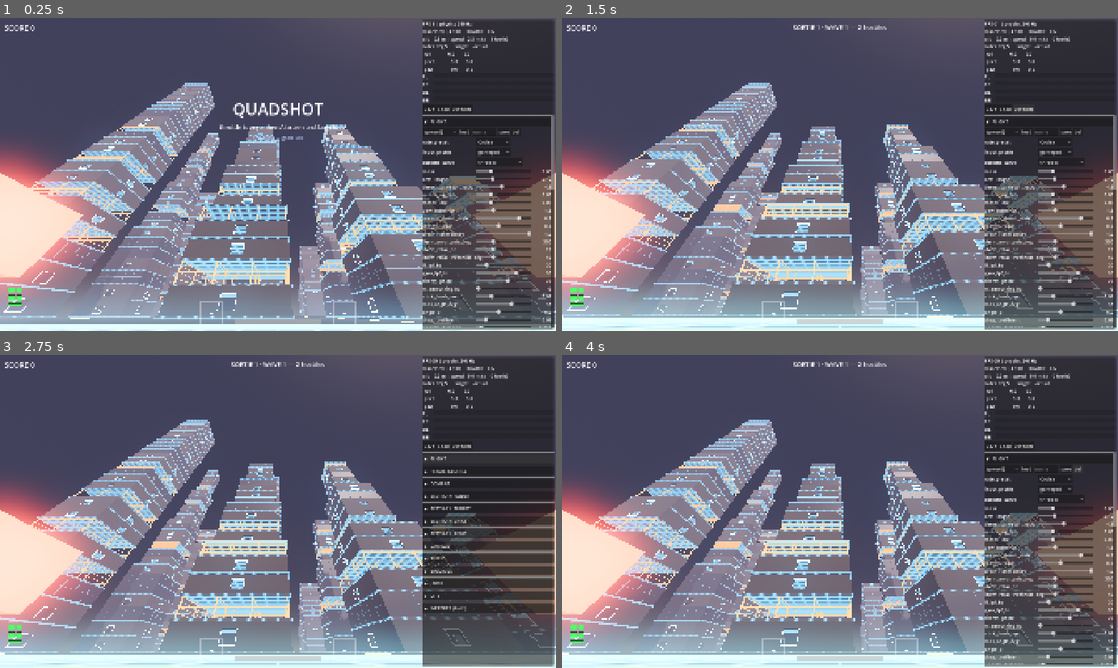
Above: before the commit, frames 1-4 (two rows, left to right).
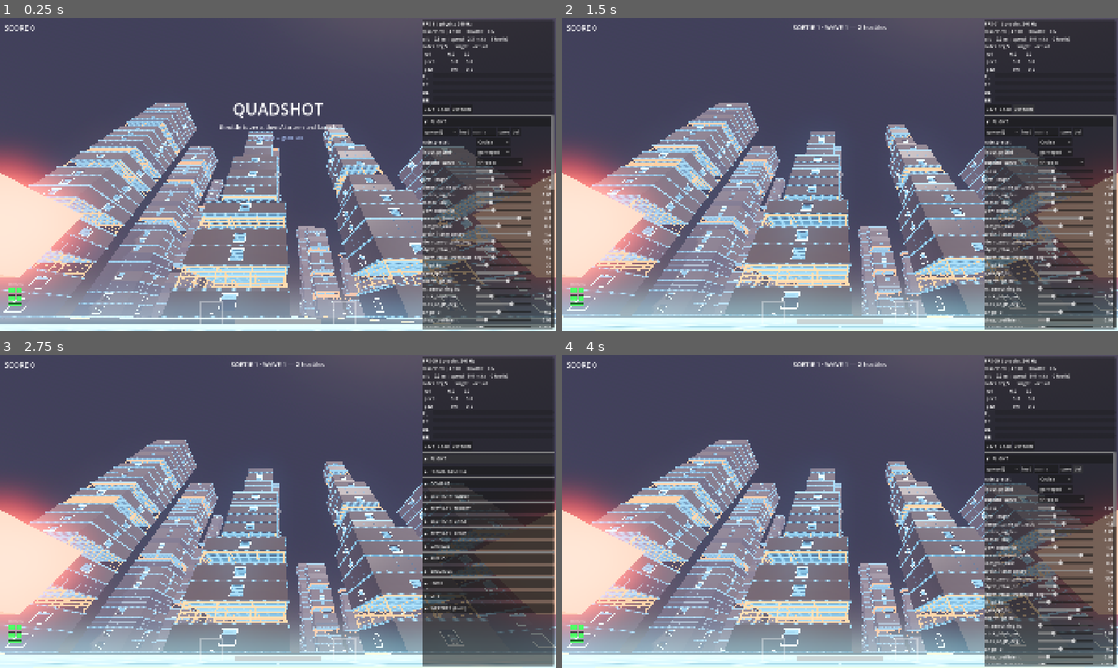
Above: after the commit, the same moments.

Repository: EhudVardi/QuadShot
Game: Godot game, scene res://scenes/city_map.tscn
Same seed, same stepped clock (60 frames per second), same inputs: the game is played once before the commit and once after it. This scene is started directly instead of the project's main scene.
Inputs:
- Up to frame 1 (0.25 s): no input
- Up to frame 2 (1.5 s): tap Enter (arm_toggle) at 0.5, 0.6 s; hold Right (ui_right) 0.53-1.25 s; click "Defaults" at 1.25 s
- Up to frame 3 (2.75 s): click "▼ FLIGHT" at 2 s
- Up to frame 4 (4 s): click "▶ FLIGHT" at 2.75 s; click "del" at 3.5 s

The runs differ from the first frame. In frame 1, 23% of the frame differs, in the area x 0-100%, y 20-97%; in frame 2, 23%; in frame 3, 21%; in frame 4, 23%.

Commit message:
B3/B4 v1.58: ground life — sidewalks, cyan curb trim, empty-lot variety
Flown-plain feedback: brighter sidewalks + edge colors, and empty-lot
variety. Brighten the sidewalk to pale concrete and run a cyan neon curb
line along each raised block's top edges (navigation palette; roads stay
amber). Empty lots now roll OCCUPIED / PLAZA (raised) / SUNKEN via a new
plaza_chance knob; sunken lots get an amber painted border so a gap reads
as a plot, not a hole. Lots are decided up front (_roll_lots) so the
sidewalk and building passes agree.

Still batched: slab / trim / marking merge by material — 3 draw calls for
all ground life across the whole grid. plaza_chance joins the CITY overlay.
Determinism intact (city_layout_check PASS); city_map + dev_map + main boot
clean. Curb height held (user will fly more to judge thin-vs-scale).

Diff:
--- a/scripts/environment/city_layout.gd
+++ b/scripts/environment/city_layout.gd
@@ -36,6 +36,9 @@
 @export var max_floors: int = 34
 ## Chance a block is an empty lot — some gaps in the skyline.
 @export var empty_chance: float = 0.1
+## Of empty lots, the fraction that are raised PLAZAS; the rest are SUNKEN bare
+## lots (marked). Variety in the gaps.
+@export_range(0.0, 1.0) var plaza_chance: float = 0.5
 ## Chance a building is tiered (setbacks) rather than a plain box.
 @export var setback_chance: float = 0.4
 ## HEIGHT ZONING — a downtown core. Height follows distance from a seeded core
@@ -64,6 +67,24 @@
 ## Dark paved base under the whole grid — the street surface, so the roads read
 ## as a continuous ground, not gaps between towers.
 const ASPHALT_COLOR: Color = Color(0.035, 0.04, 0.05)
+## Raised block platforms (v1.58 ground life): each block lifts a curb above the
+## road, so the streets read as sunken roadways between raised sidewalks. A pale
+## concrete so the curb reads even in the dark (SSAO grounds it).
+const SIDEWALK_COLOR: Color = Color(0.20, 0.22, 0.26)
+const CURB_HEIGHT: float = 0.15
+## Cyan neon curb line along a raised block's top edges (navigation palette —
+## pedestrian ways glow cool, roads amber).
+const CURB_TRIM_COLOR: Color = Color(0.2, 0.7, 1.0)
+const CURB_TRIM_ENERGY: float = 2.0
+const CURB_TRIM: float = 0.12
+## Amber painted border on a SUNKEN empty lot, so a gap reads as a deliberate lot
+## (a construction plot), not a hole in the ground.
+const LOT_MARK_COLOR: Color = Color(1.0, 0.7, 0.2)
+const LOT_MARK_ENERGY: float = 2.0
+const LOT_MARK: float = 0.25
+
+## A block is either built on, a raised empty plaza, or a sunken marked lot.
+enum Lot { OCCUPIED, PLAZA, SUNKEN }
 
 # Grid geometry, computed in _ready before any building spawns.
 var _col_x: Array[float] = []       ## centre x of each column
@@ -90,13 +111,30 @@
 	var rng := RandomNumberGenerator.new()
 	rng.seed = layout_seed
 	_lay_grid(rng)
+	var lots: Array = _roll_lots(rng)
 	_build_ground()
 	_build_roads()
+	_build_sidewalks(lots)
 	for r: int in rows:
 		for c: int in cols:
+			if lots[r][c] == Lot.OCCUPIED:
+				_spawn_building(rng, r, c)
+
+
+## Decide every block's lot up front, so the sidewalk pass and the building pass
+## agree: most are OCCUPIED; an empty_chance fraction are empty, split
+## plaza_chance PLAZA (raised) vs SUNKEN (bare, marked) for gap variety.
+func _roll_lots(rng: RandomNumberGenerator) -> Array:
+	var lots: Array = []
+	for r: int in rows:
+		var row: Array = []
+		for c: int in cols:
 			if rng.randf() < empty_chance:
-				continue
-			_spawn_building(rng, r, c)
+				row.append(Lot.PLAZA if rng.randf() < plaza_chance else Lot.SUNKEN)
+			else:
+				row.append(Lot.OCCUPIED)
+		lots.append(row)
+	return lots
 
 
 ## Compute per-column widths + per-row depths (varied grain) and their cumulative
@@ -246,6 +284,61 @@
 			Vector3(0.0, 0.03, back - road_width * 0.5), mat)
 
 
+## Ground life per block (v1.58): OCCUPIED / PLAZA blocks get a raised sidewalk
+## with a cyan neon curb line; SUNKEN lots get an amber painted border instead.
+## Everything batches by material (slab / trim / marking → 3 draw calls for the
+## whole grid, even at 10×10). Buildings sit on their raised block.
+func _build_sidewalks(lots: Array) -> void:
+	var slab_mat := StandardMaterial3D.new()
+	slab_mat.albedo_color = SIDEWALK_COLOR
+	slab_mat.roughness = 0.95
+	var trim_mat := _emissive_mat(CURB_TRIM_COLOR, CURB_TRIM_ENERGY)
+	var mark_mat := _emissive_mat(LOT_MARK_COLOR, LOT_MARK_ENERGY)
+	var batch := BoxBatcher.new()
+	for r: int in rows:
+		for c: int in cols:
+			var w: float = _col_w[c]
+			var d: float = _row_d[r]
+			var at: Vector3 = Vector3(_col_x[c], 0.0, _row_z[r])
+			if lots[r][c] == Lot.SUNKEN:
+				_mark_lot(batch, at, w, d, mark_mat)
+			else:
+				batch.add(Vector3(w, CURB_HEIGHT, d),
+						Vector3(at.x, CURB_HEIGHT * 0.5, at.z), slab_mat)
+				_curb_trim(batch, at, w, d, trim_mat)
+	batch.commit_into(self)
+
+
+## Cyan neon along the four top edges of a raised block — the curb line.
+func _curb_trim(batch: BoxBatcher, at: Vector3, w: float, d: float, mat: Material) -> void:
+	var y: float = CURB_HEIGHT
+	batch.add(Vector3(w, CURB_TRIM, CURB_TRIM), Vector3(at.x, y, at.z - d * 0.5), mat)
+	batch.add(Vector3(w, CURB_TRIM, CURB_TRIM), Vector3(at.x, y, at.z + d * 0.5), mat)
+	batch.add(Vector3(CURB_TRIM, CURB_TRIM, d), Vector3(at.x - w * 0.5, y, at.z), mat)
+	batch.add(Vector3(CURB_TRIM, CURB_TRIM, d), Vector3(at.x + w * 0.5, y, at.z), mat)
+
+
+## An amber painted border on a sunken lot, inset like a real plot line, so the
+## gap reads as a deliberate empty lot rather than a hole.
+func _mark_lot(batch: BoxBatcher, at: Vector3, w: float, d: float, mat: Material) -> void:
+	var y: float = 0.045
+	var iw: float = w - 1.5
+	var id: float = d - 1.5
+	batch.add(Vector3(iw, 0.05, LOT_MARK), Vector3(at.x, y, at.z - id * 0.5), mat)
+	batch.add(Vector3(iw, 0.05, LOT_MARK), Vector3(at.x, y, at.z + id * 0.5), mat)
+	batch.add(Vector3(LOT_MARK, 0.05, id), Vector3(at.x - iw * 0.5, y, at.z), mat)
+	batch.add(Vector3(LOT_MARK, 0.05, id), Vector3(at.x + iw * 0.5, y, at.z), mat)
+
+
+func _emissive_mat(color: Color, energy: float) -> StandardMaterial3D:
+	var mat := StandardMaterial3D.new()
+	mat.albedo_color = color
+	mat.emission_enabled = true
+	mat.emission = color
+	mat.emission_energy_multiplier = energy
+	return mat
+
+
 func _add_line(size: Vector3, at: Vector3, mat: Material) -> void:
 	var line := MeshInstance3D.new()
 	var box := BoxMesh.new()
--- a/scripts/ui/debug_overlay.gd
+++ b/scripts/ui/debug_overlay.gd
@@ -646,6 +646,7 @@
 	_add_city_int(city, "min_floors", 2, 40)
 	_add_city_int(city, "max_floors", 4, 60)
 	_add_city_slider(city, "empty_chance", 0.0, 0.5, 0.02)
+	_add_city_slider(city, "plaza_chance", 0.0, 1.0, 0.05)
 	_add_city_slider(city, "setback_chance", 0.0, 1.0, 0.05)
 	_add_city_slider(city, "zone_strength", 0.0, 1.0, 0.05)
 	_add_city_slider(city, "core_falloff", 0.25, 4.0, 0.05)
Not shown, changed: GAMEPLAY-DESIGN.md
